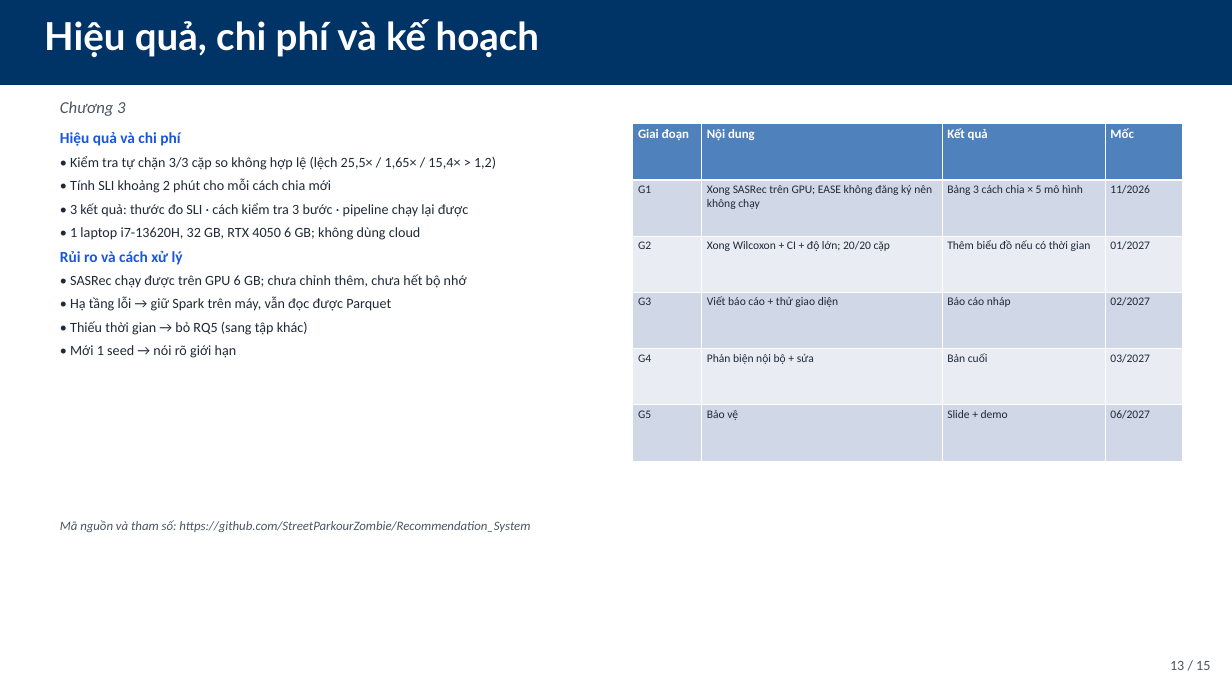
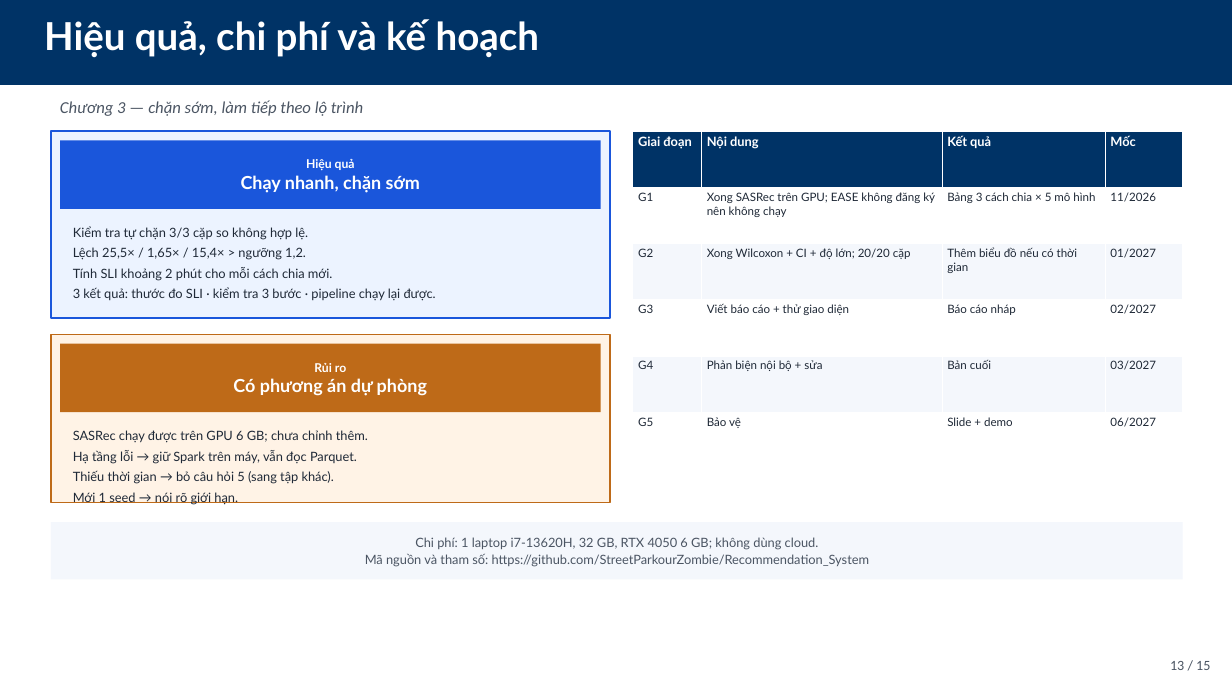
Before and after one commit to StreetParkourZombie/Recommendation_System, a slide deck: slide 13 of docs/Project/Main/Presentation/Slides/PPNCKH_DeCuong_15slides.pptx. Drawn at 1232x693 pixels with LibreOffice and Linux fonts; fonts in the diff are those of the drawing. Boxes give left, top, right and bottom in pixels: in the first picture for what was removed or moved away, otherwise in the second. Text is boxed around its words. In the diff, an @@ line names an element or a change of style, - is before the commit and + after.

```diff
--- a/docs/Project/Main/Presentation/Slides/PPNCKH_DeCuong_15slides.pptx
+++ b/docs/Project/Main/Presentation/Slides/PPNCKH_DeCuong_15slides.pptx
@@ text at <box>60,100,363,116</box>: text changed @@
-Chương 3
+Chương 3 — chặn sớm, làm tiếp theo lộ trình
@@ rounded rectangle added at <box>51,131,610,318</box>, fill #ECF3FF, outline #1A56DB 1.25 pt @@
@@ rounded rectangle added at <box>60,140,601,209</box>, fill #1A56DB, 14 pt, text #FFFFFF, bold @@
+Hiệu quả
+Chạy nhanh, chặn sớm
@@ table at <box>633,131,1183,469</box> @@
@@ fill #4F81BD to #003366 in row 1 @@
@@ fill #D0D8E8 to #FFFFFF in 12 cells @@
@@ fill #E9EDF4 to #F4F7FC in 8 cells @@
@@ font Calibri to Lato @@
@@ table: place and size @@
-table at <box>633,124,1183,461</box>
+table at <box>633,131,1183,469</box>
@@ text at <box>73,226,436,301</box>: text changed; size 11 to 10 pt; font Calibri to Lato @@
-Hiệu quả và chi phí
-• Kiểm tra tự chặn 3/3 cặp so không hợp lệ (lệch 25,5× / 1,65× / 15,4× > 1,2)
-• Tính SLI khoảng 2 phút cho mỗi cách chia mới
-• 3 kết quả: thước đo SLI · cách kiểm tra 3 bước · pipeline chạy lại được
-• 1 laptop i7-13620H, 32 GB, RTX 4050 6 GB; không dùng cloud
-Rủi ro và cách xử lý
-• SASRec chạy được trên GPU 6 GB; chưa chỉnh thêm, chưa hết bộ nhớ
-• Hạ tầng lỗi → giữ Spark trên máy, vẫn đọc được Parquet
-• Thiếu thời gian → bỏ RQ5 (sang tập khác)
-• Mới 1 seed → nói rõ giới hạn
+Kiểm tra tự chặn 3/3 cặp so không hợp lệ.
+Lệch 25,5× / 1,65× / 15,4× > ngưỡng 1,2.
+Tính SLI khoảng 2 phút cho mỗi cách chia mới.
+3 kết quả: thước đo SLI · kiểm tra 3 bước · pipeline chạy lại được.
@@ rounded rectangle added at <box>51,335,610,503</box>, fill #FFF3E6, outline #BE6A18 1.25 pt @@
@@ rounded rectangle added at <box>60,344,601,412</box>, fill #BE6A18, 14 pt, text #FFFFFF, bold @@
+Rủi ro
+Có phương án dự phòng
@@ text added at <box>73,430,368,503</box>, 10 pt, text #1F2937 @@
+SASRec chạy được trên GPU 6 GB; chưa chỉnh thêm.
+Hạ tầng lỗi → giữ Spark trên máy, vẫn đọc Parquet.
+Thiếu thời gian → bỏ câu hỏi 5 (sang tập khác).
+Mới 1 seed → nói rõ giới hạn.
@@ rounded rectangle "Chi phí: 1 laptop i7-13620H, ...": place and size @@
-rounded rectangle "Chi phí: 1 laptop i7-13620H, ..." at <box>60,520,530,532</box>
+rounded rectangle "Chi phí: 1 laptop i7-13620H, ..." at <box>51,522,1183,579</box>
@@ rounded rectangle "Chi phí: 1 laptop i7-13620H, ..." at <box>51,522,1183,579</box>: vertical alignment top to middle; fill none to #F4F7FC @@
@@ text in rounded rectangle at <box>415,537,819,550</box>: paragraph added @@
+Chi phí: 1 laptop i7-13620H, 32 GB, RTX 4050 6 GB; không dùng cloud.
@@ text in rounded rectangle at <box>365,554,870,567</box>: font Calibri to Lato, italic off in "Mã nguồn và tham số: https://github.com/StreetParkourZombie/ ..."; alignment left to centre; more space between paragraphs @@
```
Also in this commit, not shown: 13 other slides changed, 35 other files.
